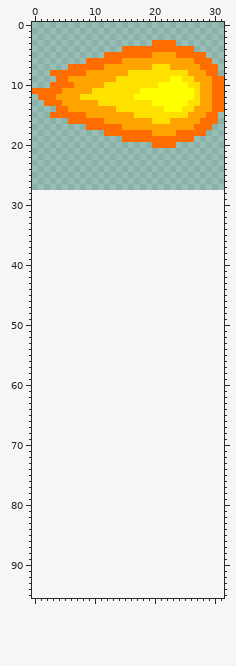
One commit to this sprite sheet: Assets/Resources/icons/Fireball.png. That is the earlier state.
The file is 32x32 pixels. The old version is drawn lined up with the new one, on the new canvas.
After:
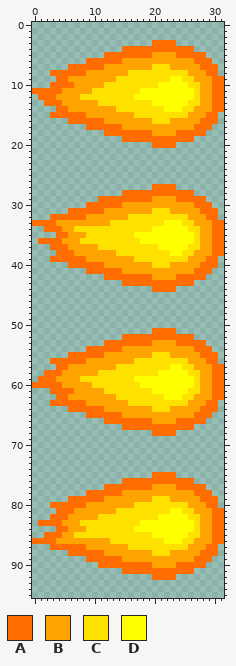
Palette (. is transparent): A #ff6d00  B #ffa300  C #ffe100  D #ffff00
Diff:
canvas 32x32 -> 32x96, the old top-left corner now at 0,-4 (the part of the old canvas that was cut away was empty and is not shown)
Changed rows in their new state; - is an unchanged pixel.
first column x 0:
27 --------------------AAAA--------
28 ---------------AAAAAAAAAAAA-----
29 -----------AAAAAAAAABBBBAAAAA---
30 ---------AAAAAABBBBBBBBBBBBAAA--
31 ------AAAAAABBBBBBBBCCCBBBBBAAA-
32 ---AAAAAABBBBBBBCCCCCCCCCCBBBAA-
33 AAAABBBBBBBBBCCCCCCCCCDDDCCBBBAA
34 --AAABBCCCCCCCCCCCCCDDDDDDCCBBAA
35 ----AABBBCCCCCCCCDDDDDDDDDDCBBAA
36 -AAAABBBCCCCCCCCCCDDDDDDDDDCBBAA
37 ---AAABBBBBCCCCCCCCCCDDDDDCCBBAA
38 ----AAABBBBBBBCCCCCCCCCDDCCBBBAA
39 ---AAAAAABBBBBBBBCCCCCCCCCBBBAA-
40 ------AAAAAABBBBBBBBCCCBBBBBAAA-
41 ---------AAAAAABBBBBBBBBBBBAAA--
42 ------------AAAAAAAABBBBAAAAA---
43 ---------------AAAAAAAAAAAA-----
44 --------------------AAAA--------
first column x 0:
51 --------------------AAAA--------
52 ---------------AAAAAAAAAAAA-----
53 ------------AAAAAAAABBBBAAAAA---
54 ---------AAAAAABBBBBBBBBBBBAAA--
55 ------AAAAAABBBBBBBBCCCBBBBBAAA-
56 ---AAAAAABBBBBBBBCCCCCCCCCBBBAA-
57 ----AABBBBBBBBCCCCCCCCCDDCCBBBAA
58 --AAABBBBBBCCCCCCCCCCDDDDDCCBBAA
59 -AAABBBBCCCCCCCCCDDDDDDDDDDCBBAA
60 AAAAABBBBBCCCCCCCCDDDDDDDDDCBBAA
61 ---AAAABBBBBCCCCCCCCDDDDDDCCBBAA
62 ----AABBBBBBBBCCCCCCCCDDDCCBBBAA
63 ---AAAAAABBBBBBBCCCCCCCCCCBBBAA-
64 ------AAAAAABBBBBBBBCCCBBBBBAAA-
65 ---------AAAAAABBBBBBBBBBBBAAA--
66 ------------AAAAAAAABBBBAAAAA---
67 ---------------AAAAAAAAAAAA-----
68 --------------------AAAA--------
first column x 0:
75 --------------------AAAA--------
76 ---------------AAAAAAAAAAAA-----
77 ------------AAAAAAAABBBBAAAAA---
78 ---------AAAAAABBBBBBBBBBBBAAA--
79 ------AAAAAABBBBBBBBCCCBBBBBAAA-
80 ---AAAAAABBBBBBBBCCCCCCCCCBBBAA-
81 ----AAABBBBBBBCCCCCCCCCDDCCBBBAA
82 ---AAABBBBBCCCCCCCCCCDDDDDCCBBAA
83 -AAAABBBCCCCCCCCCCDDDDDDDDDCBBAA
84 ----AABBBCCCCCCCCDDDDDDDDDDCBBAA
85 --AAABBCCCCCCCCCCCCCDDDDDDCCBBAA
86 AAAABBBBBBBBBCCCCCCCCCDDDCCBBBAA
87 ---AAAAAABBBBBBBCCCCCCCCCCBBBAA-
88 ------AAAAAABBBBBBBBCCCBBBBBAAA-
89 ---------AAAAAABBBBBBBBBBBBAAA--
90 -----------AAAAAAAAABBBBAAAAA---
91 ---------------AAAAAAAAAAAA-----
92 --------------------AAAA--------
